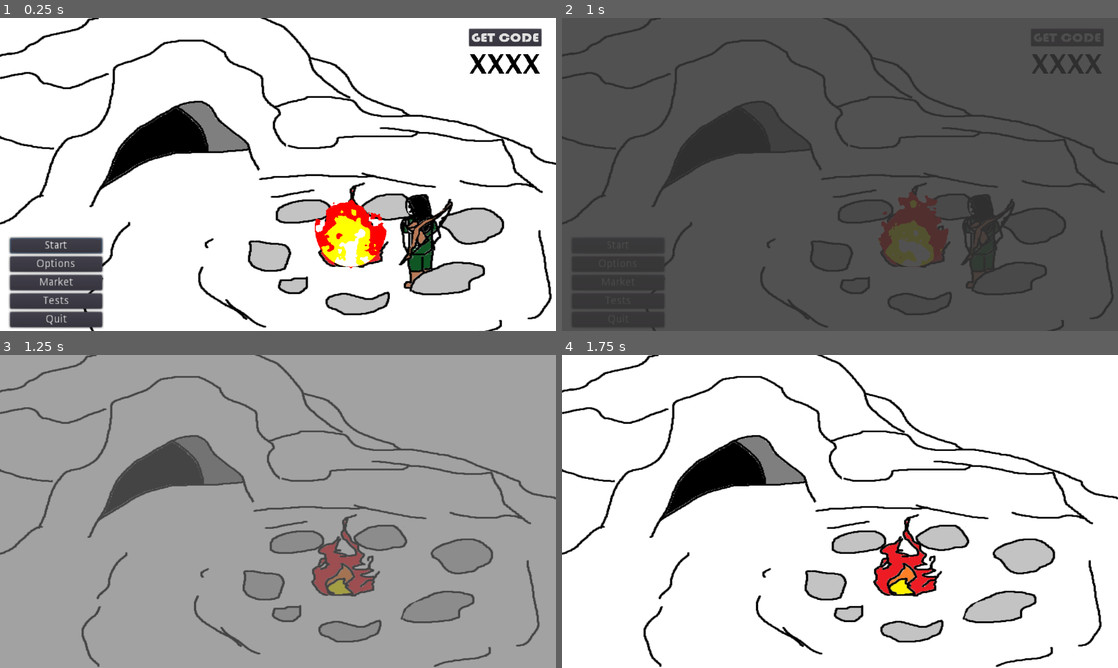
Above: before the commit, frames 1-4 (two rows, left to right).
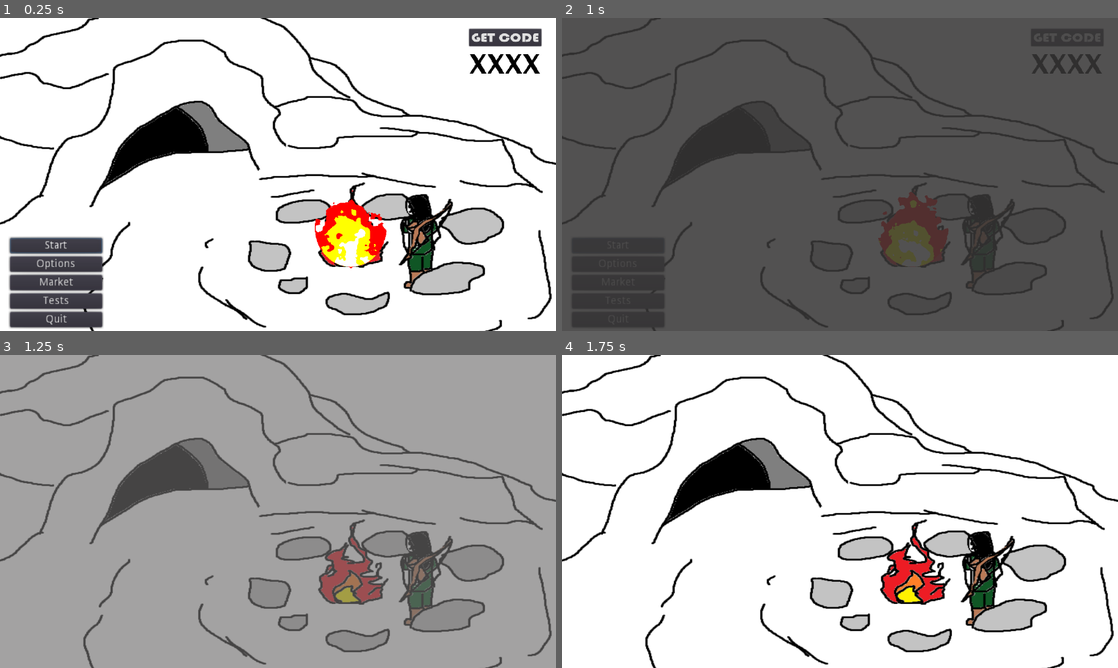
Above: after the commit, the same moments.

Repository: rwyndrum4/MENDAX
Game: Godot game, scene res://Scenes/mainMenu/mainMenu.tscn
Same seed, same stepped clock (60 frames per second), same inputs: the game is played once before the commit and once after it.
Inputs:
- Up to frame 1 (0.25 s): no input
- Up to frame 2 (1 s): click "Start" at 0.5 s
- Up to frame 3 (1.25 s): no input
- Up to frame 4 (1.75 s): no input

Frames 1-2 are identical in both runs. In frame 3, 12% of the frame differs, in the area x 0-100%, y 0-100%; in frame 4, 16%.

Commit message:
Anchor startscreen
Remake startscreen scene to fit to the menu screen image

Diff:
--- a/game/Scenes/startArea/startArea.gd
+++ b/game/Scenes/startArea/startArea.gd
@@ -1,4 +1,4 @@
-extends Node2D
+extends Control
 
 
 # Declare member variables here. Examples:
--- a/game/Scenes/startArea/startArea.tscn
+++ b/game/Scenes/startArea/startArea.tscn
@@ -1,14 +1,18 @@
 [gd_scene load_steps=3 format=2]
 
-[ext_resource path="res://Assets/mainMenuAssets/menu_bg_empty.png" type="Texture" id=1]
+[ext_resource path="res://Assets/mainMenuAssets/temp_bg.png" type="Texture" id=1]
 [ext_resource path="res://Scenes/startArea/startArea.gd" type="Script" id=2]
 
-[node name="startArea" type="Node2D"]
+[node name="startArea" type="Control"]
+anchor_right = 1.0
+anchor_bottom = 1.0
 script = ExtResource( 2 )
 
-[node name="BackDrop" type="TextureRect" parent="."]
-margin_right = 1280.0
-margin_bottom = 720.0
+[node name="TextureRect" type="TextureRect" parent="."]
+anchor_right = 1.0
+anchor_bottom = 1.0
+margin_right = -286.0
+margin_bottom = -35.0
+rect_scale = Vector2( 1.31642, 1.08664 )
 texture = ExtResource( 1 )
-expand = true
 stretch_mode = 1
